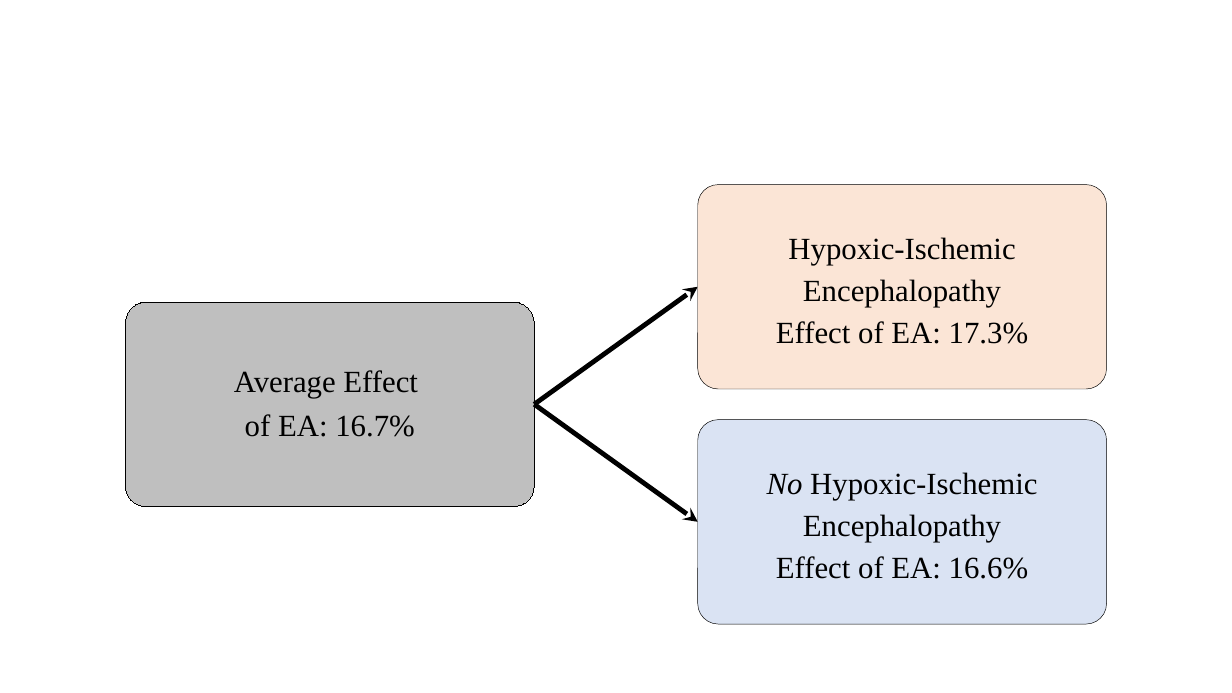
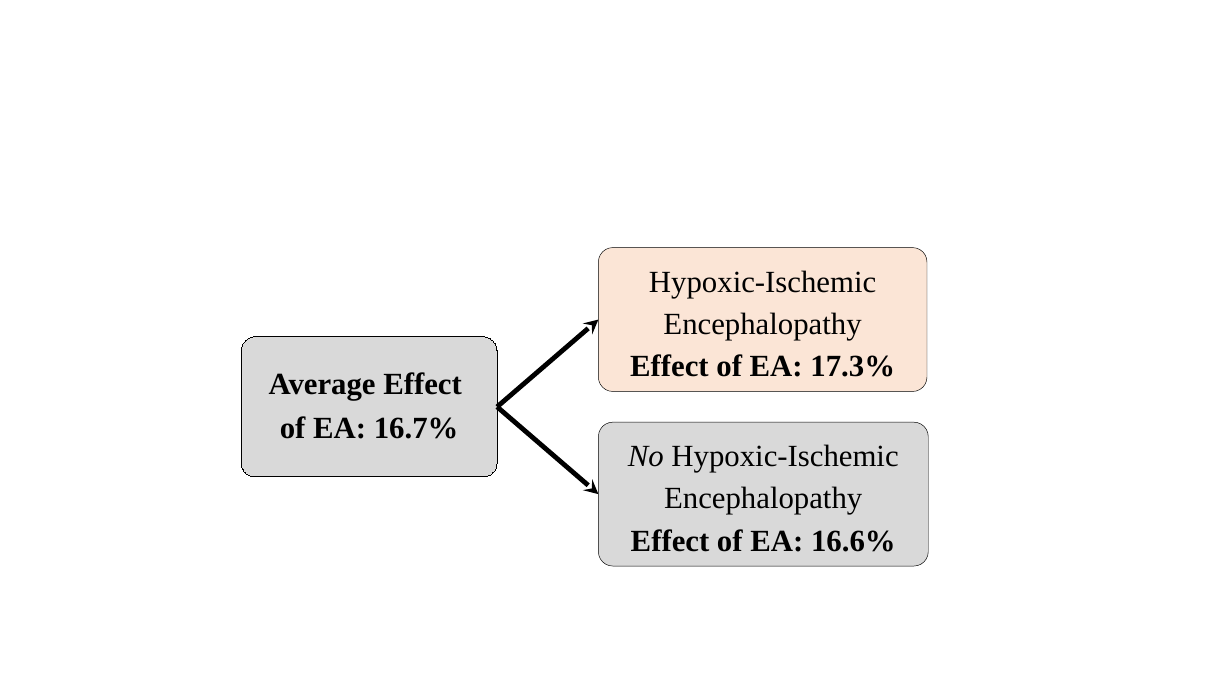
Before and after one commit to Hockey86/iic_causal_inference, a slide deck: slide 1 of aim2/Presentation2.pptx (slide 3 before the commit). Drawn at 1232x693 pixels with LibreOffice and Linux fonts; fonts in the diff are those of the drawing. Boxes give left, top, right and bottom in pixels: in the first picture for what was removed or moved away, otherwise in the second. Text is boxed around its words. In the diff, an @@ line names an element or a change of style, - is before the commit and + after.

```diff
--- a/aim2/Presentation2.pptx
+++ b/aim2/Presentation2.pptx
@@ rounded rectangle: place and size @@
-rounded rectangle at <box>698,185,1106,389</box>
+rounded rectangle at <box>598,248,927,391</box>
@@ text "Hypoxic-Ischemic Encephalopathy Effect of EA: ...": place and size @@
-text "Hypoxic-Ischemic Encephalopathy Effect of EA: ..." at <box>776,237,1029,344</box>
+text "Hypoxic-Ischemic Encephalopathy Effect of EA: ..." at <box>630,270,895,377</box>
@@ text "Hypoxic-Ischemic Encephalopathy Effect of EA: ..." at <box>630,270,895,377</box>: bold on in "Effect of EA: 17.3%" @@
@@ freeform shape at <box>496,318,600,409</box>: rotation 324 to 319 degrees; outline redrawn @@
@@ rounded rectangle: place and size @@
-rounded rectangle at <box>126,302,534,506</box>
+rounded rectangle at <box>241,337,497,477</box>
@@ rounded rectangle at <box>241,337,497,477</box>: fill #BFBFBF to #D9D9D9 @@
@@ text "Average Effect": place and size @@
-text "Average Effect" at <box>234,370,418,437</box>
+text "Average Effect" at <box>269,372,462,439</box>
@@ text "Average Effect" at <box>269,372,462,439</box>: bold on @@
@@ freeform shape at <box>496,405,600,495</box>: rotation 35 to 40 degrees; outline redrawn @@
@@ rounded rectangle removed at <box>698,419,1106,624</box> @@
@@ rounded rectangle added at <box>598,422,928,566</box>, fill #D9D9D9, outline #000000 0.75 pt @@
@@ text "No Hypoxic-Ischemic Encephalopathy Effect of ...": place and size @@
-text "No Hypoxic-Ischemic Encephalopathy Effect of ..." at <box>767,472,1037,579</box>
+text "No Hypoxic-Ischemic Encephalopathy Effect of ..." at <box>628,444,898,552</box>
@@ text "No Hypoxic-Ischemic Encephalopathy Effect of ..." at <box>628,444,898,552</box>: bold on in "Effect of EA: 16.6%" @@
```
Also in this commit, not shown: 1 other slide changed, 2 slides added, 4 slides removed, 1 other file.
